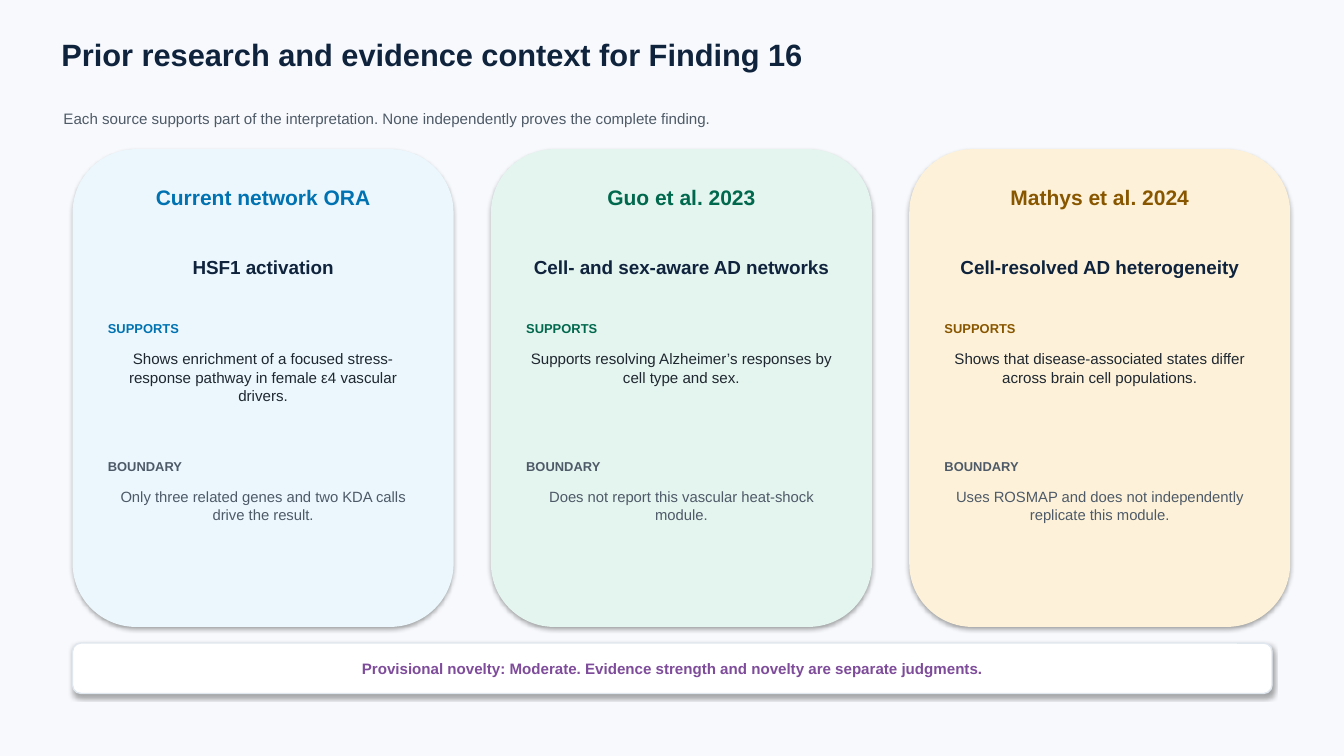
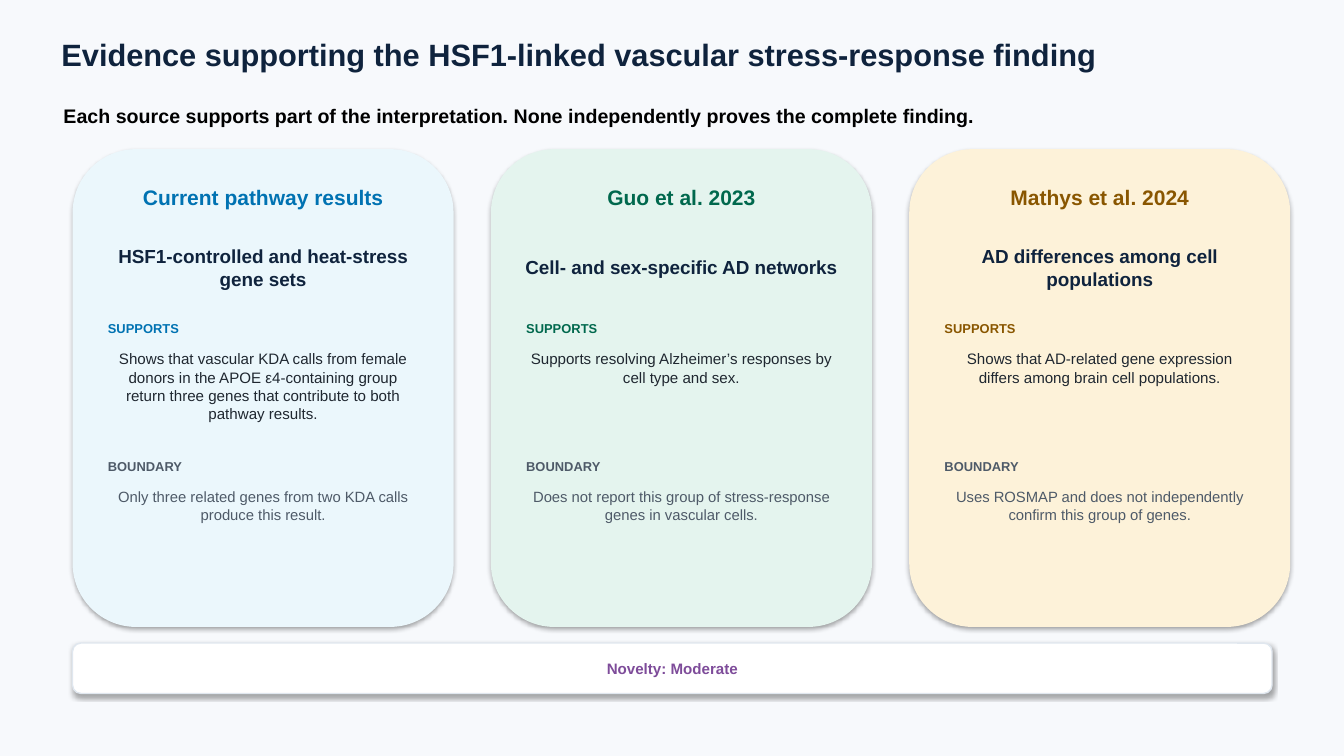
Before and after one commit to ericzhuang2010/alzheimer, a slide deck: slide 154 of docs/presentations/09162026/09162026_sex_apoe_kda_fine_broad.pptx (slide 149 before the commit). Drawn at 1344x756 pixels with LibreOffice and Linux fonts; fonts in the diff are those of the drawing. Boxes give left, top, right and bottom in pixels: in the first picture for what was removed or moved away, otherwise in the second. Text is boxed around its words. In the diff, an @@ line names an element or a change of style, - is before the commit and + after.

```diff
--- a/docs/presentations/09162026/09162026_sex_apoe_kda_fine_broad.pptx
+++ b/docs/presentations/09162026/09162026_sex_apoe_kda_fine_broad.pptx
@@ text at (61,43,1095,71): text changed @@
-Prior research and evidence context for Finding 16
+Evidence supporting the HSF1-linked vascular stress-response finding
@@ text "Each source supports part of ..." at (63,108,974,127): size 10.8 to 14 pt, text colour #4E5A68 to #000000, bold on @@
@@ text at (143,189,383,209): text changed @@
-Current network ORA
+Current pathway results
@@ text at (118,249,407,290): text changed @@
-HSF1 activation
+HSF1-controlled and heat-stress gene sets
@@ text at (525,260,838,278): text changed @@
-Cell- and sex-aware AD networks
+Cell- and sex-specific AD networks
@@ text at (982,249,1217,290): text changed @@
-Cell-resolved AD heterogeneity
+AD differences among cell populations
@@ text at (119,353,406,422): text changed @@
-Shows enrichment of a focused stress-response pathway in female ε4 vascular drivers.
+Shows that vascular KDA calls from female donors in the APOE ε4-containing group return three genes that contribute to both pathway results.
@@ text at (967,353,1232,386): text changed @@
-Shows that disease-associated states differ across brain cell populations.
+Shows that AD-related gene expression differs among brain cell populations.
@@ text at (118,491,409,523): text changed @@
-Only three related genes and two KDA calls drive the result.
+Only three related genes from two KDA calls produce this result.
@@ text at (533,491,830,523): text changed @@
-Does not report this vascular heat-shock module.
+Does not report this group of stress-response genes in vascular cells.
@@ text at (956,491,1243,523): text changed @@
-Uses ROSMAP and does not independently replicate this module.
+Uses ROSMAP and does not independently confirm this group of genes.
@@ text at (607,663,738,677): text changed @@
-Provisional novelty: Moderate. Evidence strength and novelty are separate judgments.
+Novelty: Moderate
```
Also in this commit, not shown: 78 other slides changed, 7 slides added, 8 slides removed, 43 other files.
